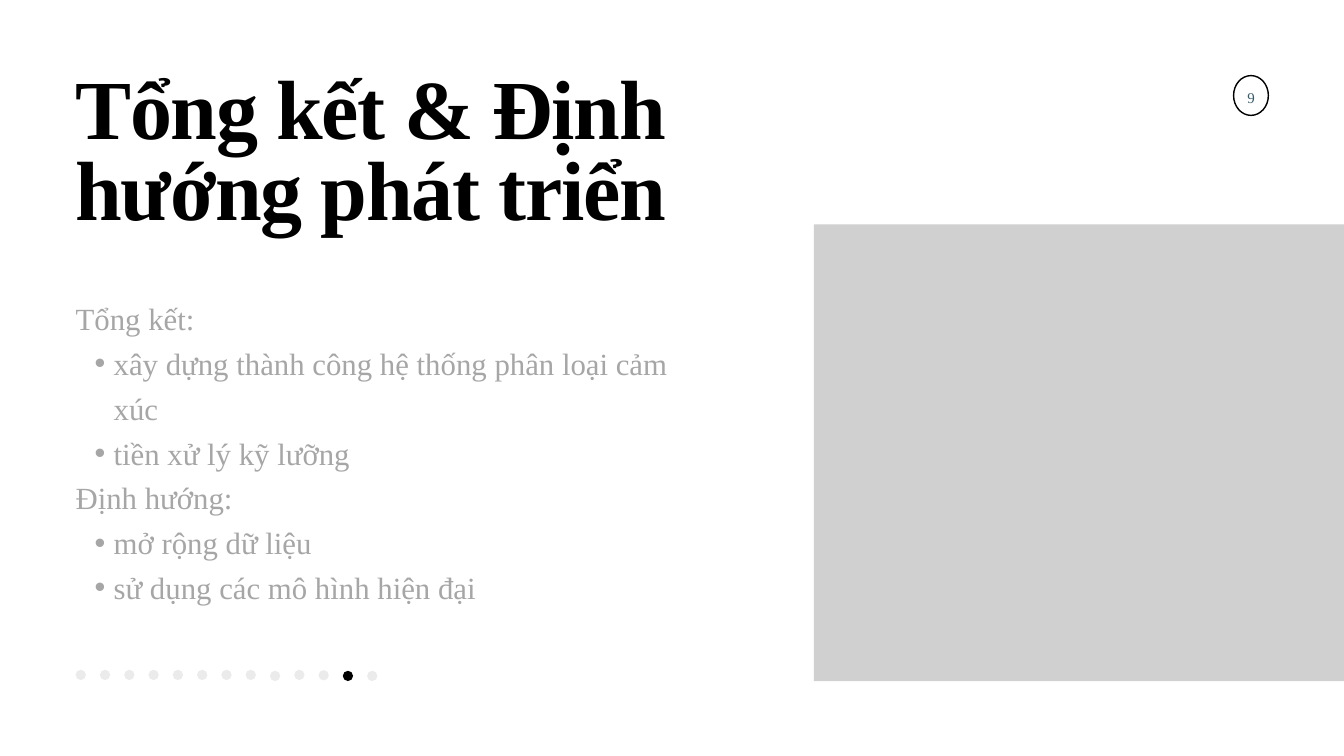
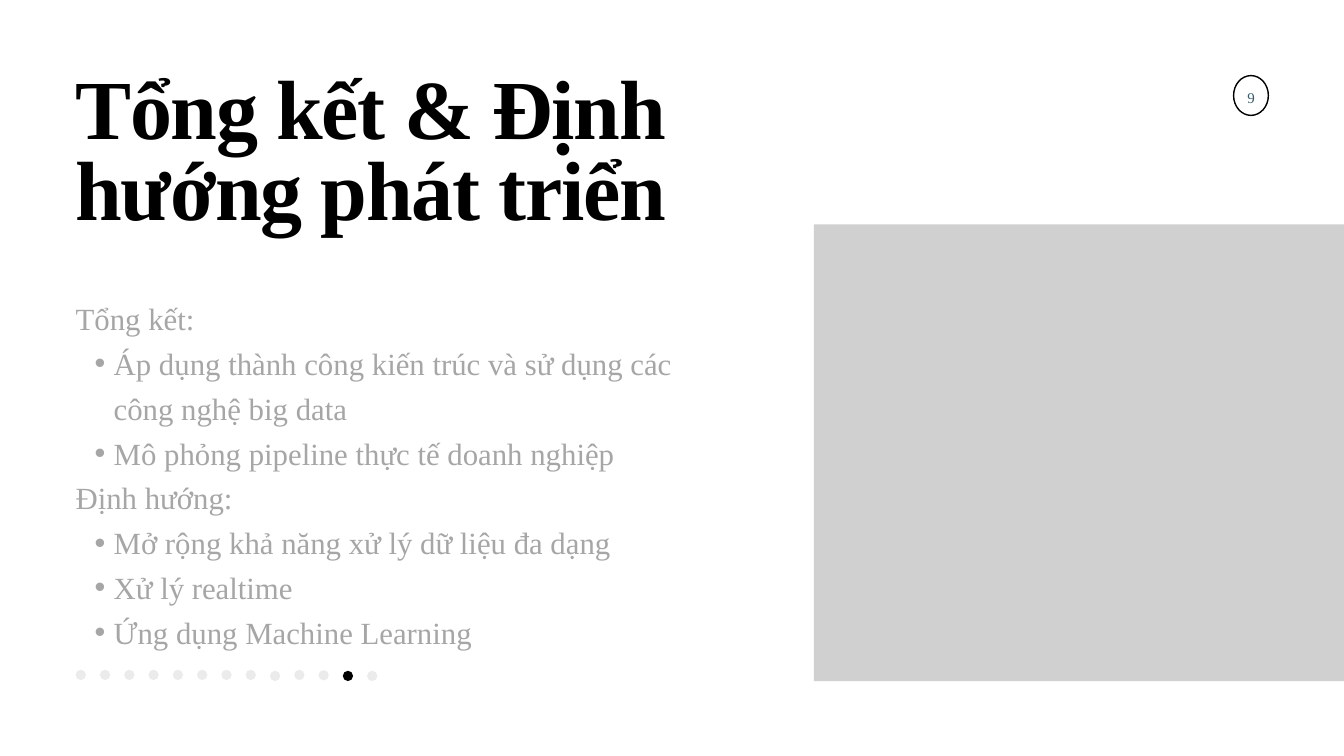
Before and after one commit to provincevu/BigDataFinal, a slide deck: slide 18 of BigDataPresentation.pptx. Drawn at 1344x756 pixels with LibreOffice and Linux fonts; fonts in the diff are those of the drawing; grey boxes stand for pictures. Boxes give left, top, right and bottom in pixels: in the first picture for what was removed or moved away, otherwise in the second. Text is boxed around its words. In the diff, an @@ line names an element or a change of style, - is before the commit and + after.

```diff
--- a/BigDataPresentation.pptx
+++ b/BigDataPresentation.pptx
@@ text at bbox=[114, 351, 671, 471]: text changed @@
-  • xây dựng thành công hệ thống phân loại cảm xúc
-  • tiền xử lý kỹ lưỡng
+  • Áp dụng thành công kiến trúc và sử dụng các công nghệ big data
+  • Mô phỏng pipeline thực tế doanh nghiệp
@@ text at bbox=[114, 533, 610, 650]: text changed @@
-  • mở rộng dữ liệu
-  • sử dụng các mô hình hiện đại
+  • Mở rộng khả năng xử lý dữ liệu đa dạng
+  • Xử lý realtime
+  • Ứng dụng Machine Learning
```
Also in this commit, not shown: 7 other slides changed, 5 slides added, 5 slides removed, 11 other files.
